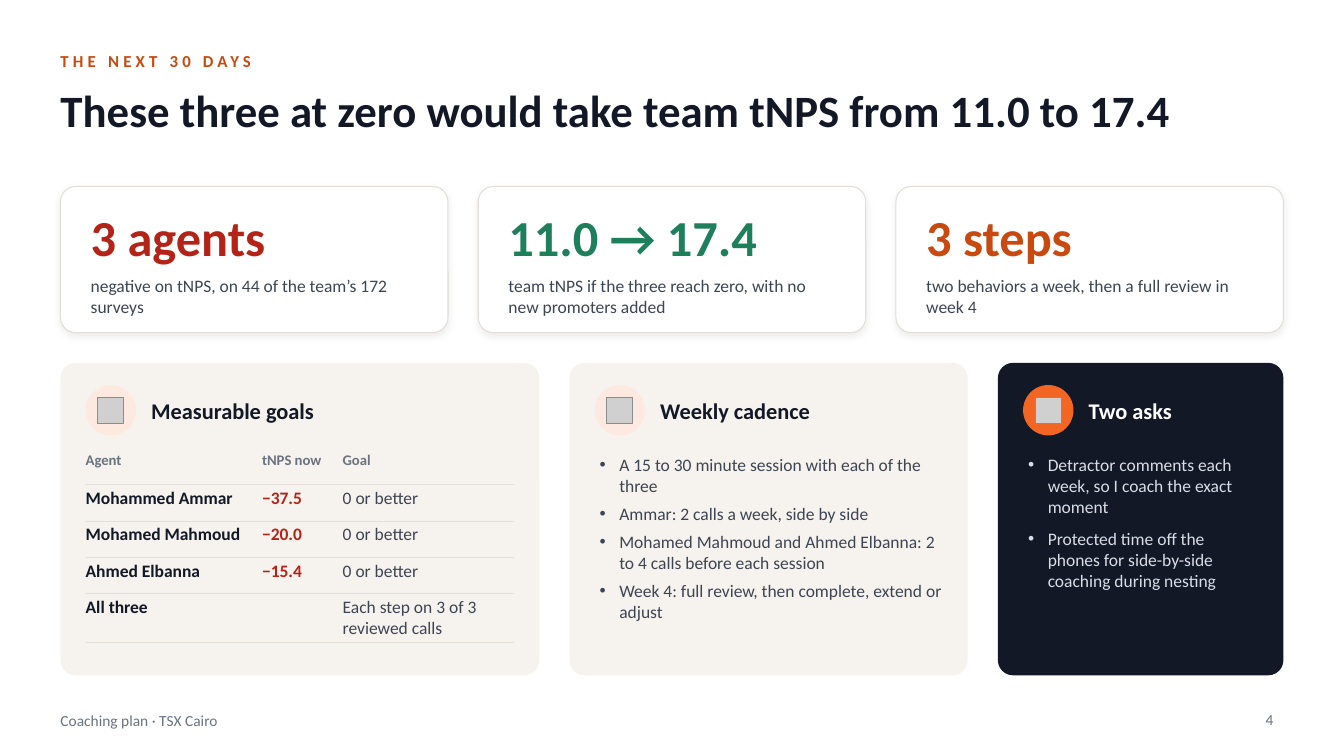
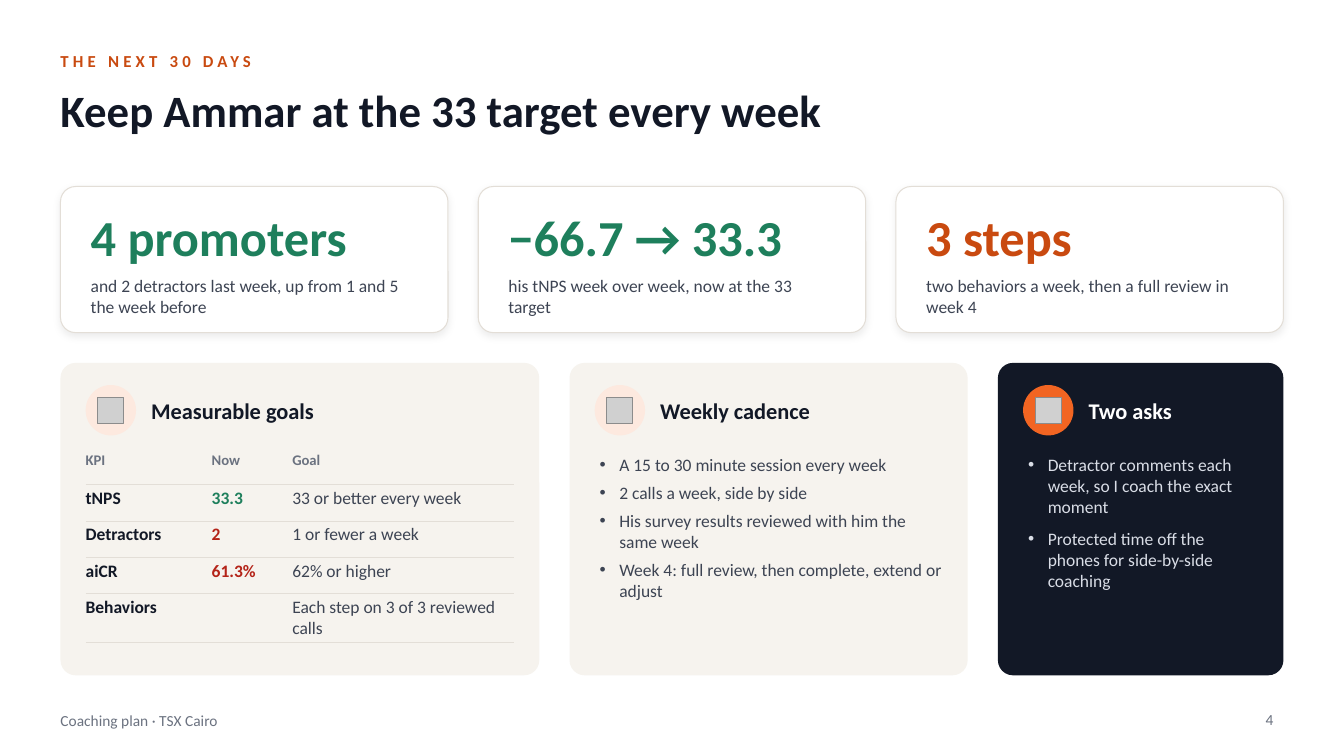
Before and after one commit to comar12/LMS, a slide deck: slide 4 of coaching-intelligence-pro/Coaching_Plan_Omar_Mansour.pptx. Drawn at 1344x756 pixels with LibreOffice and Linux fonts; fonts in the diff are those of the drawing; grey boxes stand for pictures. Boxes give left, top, right and bottom in pixels: in the first picture for what was removed or moved away, otherwise in the second. Text is boxed around its words. In the diff, an @@ line names an element or a change of style, - is before the commit and + after.

```diff
--- a/coaching-intelligence-pro/Coaching_Plan_Omar_Mansour.pptx
+++ b/coaching-intelligence-pro/Coaching_Plan_Omar_Mansour.pptx
@@ title at bbox=[60, 95, 821, 135]: text changed @@
-These three at zero would take team tNPS from 11.0 to 17.4
+Keep Ammar at the 33 target every week
@@ text at bbox=[91, 223, 347, 264]: text changed; text colour #B42318 to #1E7F5C @@
-3 agents
+4 promoters
@@ text at bbox=[508, 221, 782, 257]: text changed @@
-11.0 → 17.4
+−66.7 → 33.3
@@ text at bbox=[91, 280, 399, 313]: text changed @@
-negative on tNPS, on 44 of the team’s 172 surveys
+and 2 detractors last week, up from 1 and 5 the week before
@@ text at bbox=[508, 280, 792, 316]: text changed @@
-team tNPS if the three reach zero, with no new promoters added
+his tNPS week over week, now at the 33 target
@@ table at bbox=[86, 449, 514, 638] @@
-row 1, column 1: Agent
+row 1, column 1: KPI
-row 1, column 2: tNPS now
+row 1, column 2: Now
-row 2: Mohammed Ammar | −37.5 | 0 or better
+row 2: tNPS | 33.3 | 33 or better every week
-row 3: Mohamed Mahmoud | −20.0 | 0 or better
+row 3: Detractors | 2 | 1 or fewer a week
-row 4: Ahmed Elbanna | −15.4 | 0 or better
+row 4: aiCR | 61.3% | 62% or higher
-row 5, column 1: All three
+row 5, column 1: Behaviors
@@ text at bbox=[619, 459, 906, 548]: text changed @@
-• A 15 to 30 minute session with each of the three
-• Ammar: 2 calls a week, side by side
-• Mohamed Mahmoud and Ahmed Elbanna: 2 to 4 calls before each session
+• A 15 to 30 minute session every week
+• 2 calls a week, side by side
+• His survey results reviewed with him the same week
@@ text at bbox=[1048, 533, 1213, 590]: text changed @@
-• Protected time off the phones for side-by-side coaching during nesting
+• Protected time off the phones for side-by-side coaching
```
Also in this commit, not shown: 2 other slides changed, 1 slide added, 1 slide removed.
